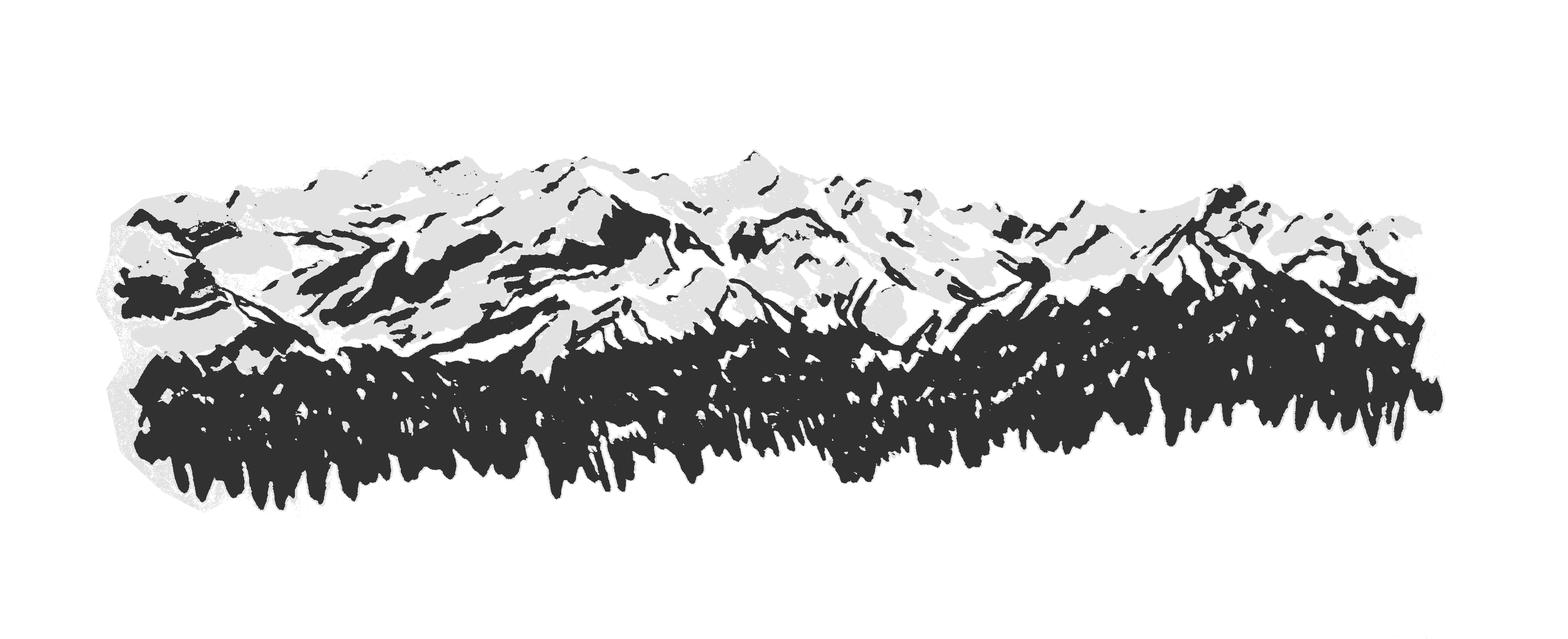
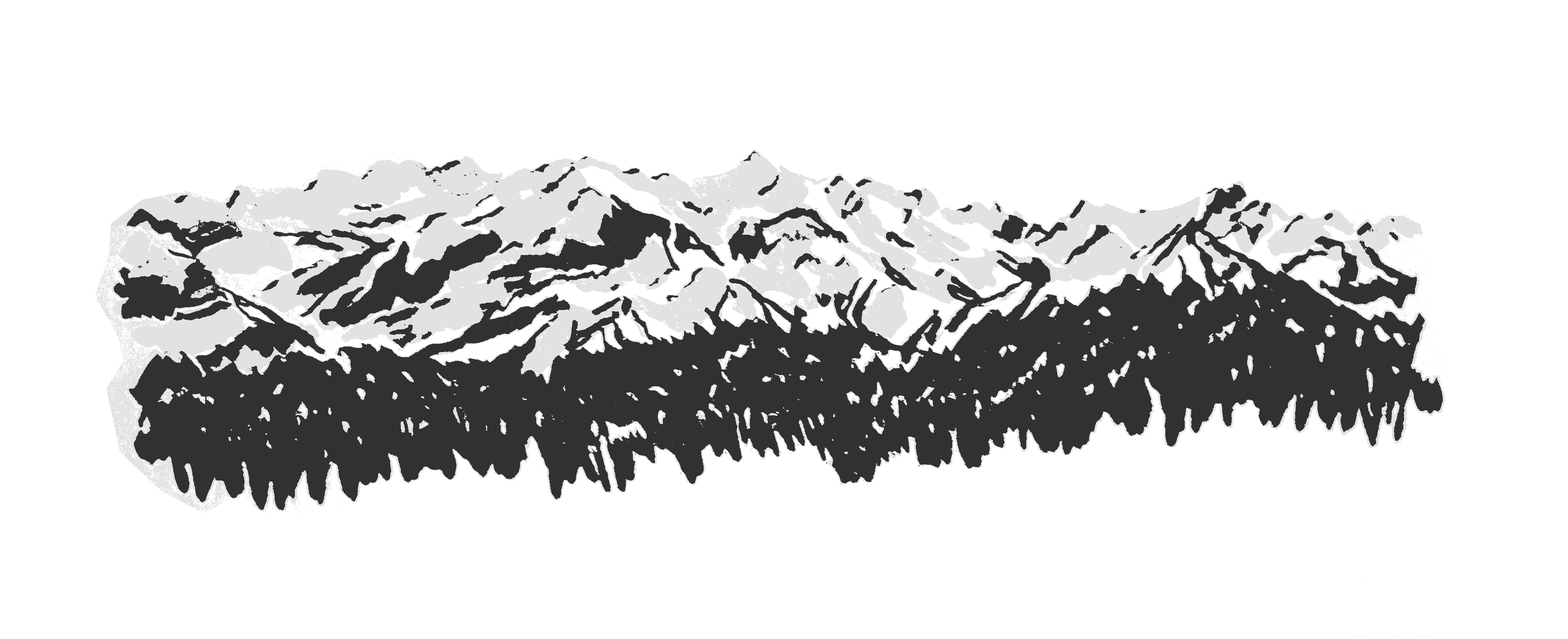
Two versions of the same layered image (1568 x 639). Layer-by-layer changes:
added layer "snow" above "rock" over <box>410,239,957,485</box>
renamed "Layer 0" to "rock", painted on it over <box>410,239,957,485</box>
